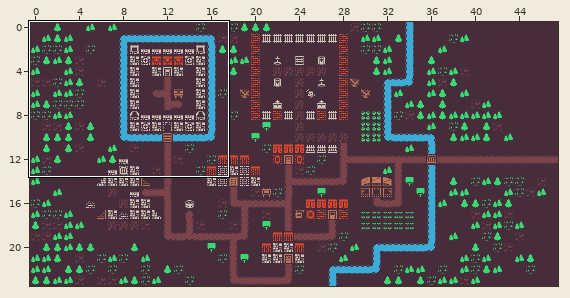
Tiled map: GMTK2019/Assets/Sprites/Kenney Assets/Tilemap/sample_fantasy.tmx. Above: a wide view before the commit, with the close-up outlined.
Close-up. Earlier state:
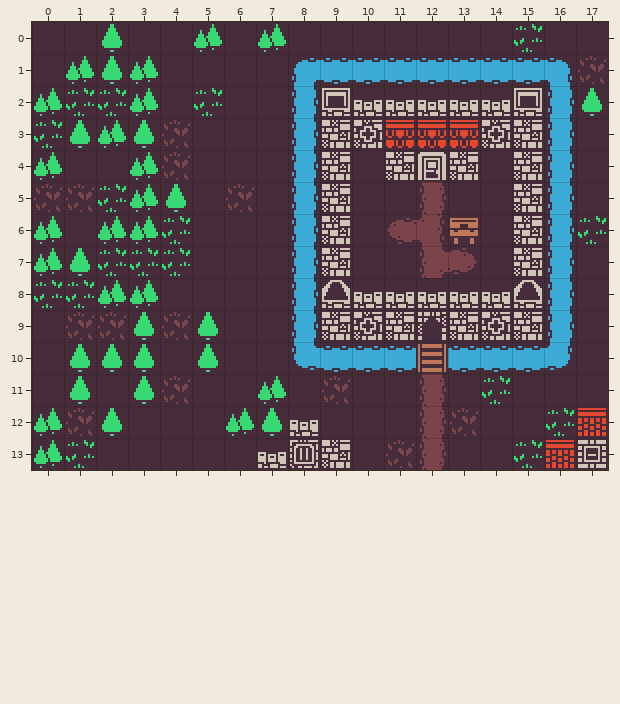
Cells are 16x16 px. Shown: x 0..17, y 0..13. The commit also changed other parts of the map, which this record leaves out.
Now the later version:
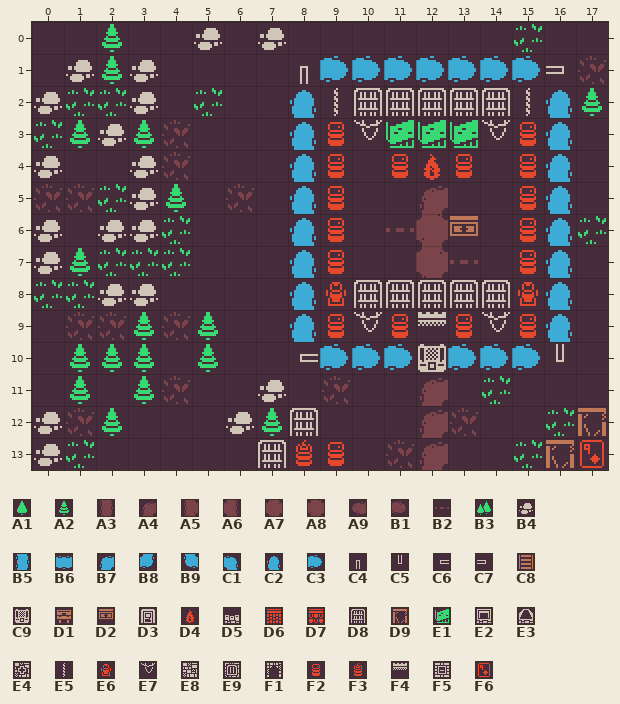
Key: from "colored": A1 32, A2 33, A3 40, A4 41, A5 42, A6 42 turned 180, A7 43, A8 43 turned 180, A9 44 turned 270, B1 44 turned 90, B2 45 turned 270, B3 67, B4 69, B5 136, B6 136 turned 90, B7 137, B8 137 turned 180, B9 137 turned 270, C1 137 turned 90, C2 140, C3 140 turned 90, C4 141, C5 141 turned 180, C6 141 turned 270, C7 141 turned 90, C8 196, C9 202, D1 226, D2 233, D3 325, D4 335, D5 354, D6 358, D7 359, D8 365, D9 369, E1 370, E2 384, E3 385, E4 386, E5 396, E6 397, E7 398, E8 416, E9 417, F1 420, F2 429, F3 430, F4 433, F5 555, F6 572.
__ is an empty cell.
Difference:
Layer "Tile Layer 1":
Tile A1 gives way to tile A2 in rows 0 to 1 at x 2; in row 2 at x 17; in row 3 at x 1 and 3; in row 5 at x 4; in row 7 at x 1; in row 9 at x 3 and 5.
Tile A1 gives way to tile A2 in row 10 at x 1 to 3 and 5; in row 11 at x 1 and 3; in row 12 at x 2 and 7.
Tile A3 gives way to tile A4 in row 5 at x 12; in rows 11 to 13 at x 12.
Tile A5 gives way to tile A7 in row 7 at x 12.
Tile A6 gives way to tile A8 in row 6 at x 12.
Tile A9 gives way to tile B2 in row 6 at x 11.
Tile B1 gives way to tile B2 in row 7 at x 13.
Tile B3 gives way to tile B4 in row 0 at x 5 and 7; in row 1 at x 1 and 3; in row 2 at x 0 and 3; in row 3 at x 2; in row 4 at x 0 and 3; in row 5 at x 3.
Tile B3 gives way to tile B4 in row 6 at x 0 and 2 to 3; in row 7 at x 0; in row 8 at x 2 to 3; in row 11 at x 7; in row 12 at x 0 and 6; in row 13 at x 0.
Tile B5 gives way to tile C2 in rows 2 to 9 at x 8 and 16.
Tile B6 gives way to tile C3 in row 1 at x 9 to 15; in row 10 at x 9 to 11 and 13 to 15.
Tile B7 gives way to tile C4 in row 1 at x 8.
Tile B8 gives way to tile C5 in row 10 at x 16.
Tile B9 gives way to tile C6 in row 10 at x 8.
Tile C1 gives way to tile C7 in row 1 at x 16.
Tile C8 gives way to tile C9 in row 10 at x 12.
Tile D1 gives way to tile D2 in row 6 at x 13.
Tile D3 gives way to tile D4 in row 4 at x 12.
Tile D5 gives way to tile D8 in row 2 at x 10 to 14; in row 8 at x 10 to 14; in row 12 at x 8; in row 13 at x 7.
Tile D6 gives way to tile D9 in row 12 at x 17; in row 13 at x 16.
Tile D7 gives way to tile E1 in row 3 at x 11 to 13.
Tile E2 gives way to tile E5 in row 2 at x 9 and 15.
Tile E3 gives way to tile E6 in row 8 at x 9 and 15.
Tile E4 gives way to tile E7 in row 3 at x 10 and 14; in row 9 at x 10 and 14.
Tile E8 gives way to tile F2 in row 3 at x 9 and 15; in row 4 at x 9, 11, 13 and 15; in rows 5 to 7 at x 9 and 15; in row 9 at x 9, 11, 13 and 15; in row 13 at x 9.
Tile E9 gives way to tile F3 in row 13 at x 8.
Tile F1 gives way to tile F4 in row 9 at x 12.
Tile F5 gives way to tile F6 in row 13 at x 17.
Where, in picture pixels (left, top, right, bottom), the same in both close-ups:
changed: (34, 34, 186, 468)
changed: (194, 24, 222, 52)
changed: (226, 24, 606, 470)
changed: (198, 322, 218, 364)
